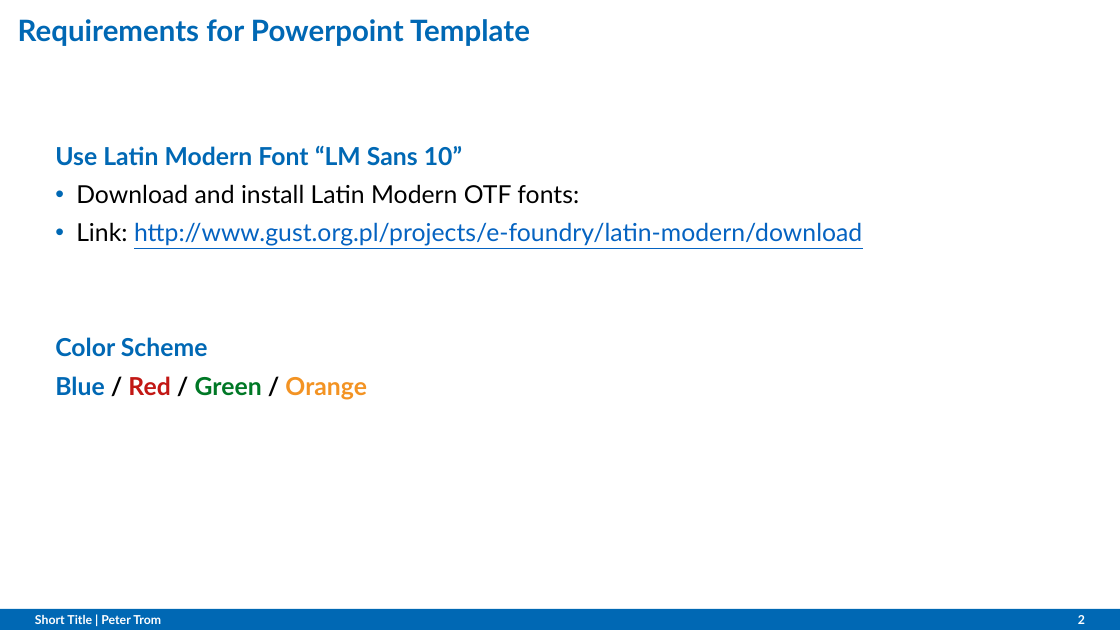
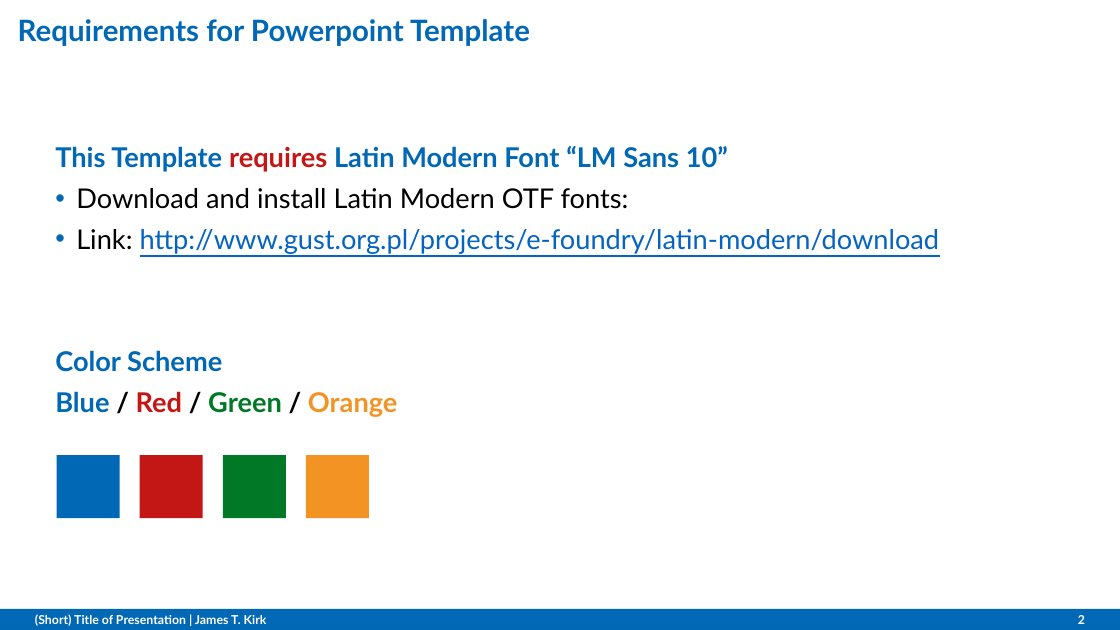
Before and after one commit to OVGU-AMS/Templates, a slide deck: slide 2 of Presentations/Powerpoint/Template.potx. Drawn at 1120x630 pixels with LibreOffice and Linux fonts; fonts in the diff are those of the drawing; background and template pictures are left out. Boxes give left, top, right and bottom in pixels: in the first picture for what was removed or moved away, otherwise in the second. Text is boxed around its words. In the diff, an @@ line names an element or a change of style, - is before the commit and + after.

Commit message:
Color AMSorange corrected. Version introduced

```diff
--- a/Presentations/Powerpoint/Template.potx
+++ b/Presentations/Powerpoint/Template.potx
@@ text at <box>55,146,728,172</box>: text changed; size 15.9 to 17.5 pt @@
-Use Latin Modern Font “LM Sans 10”
+This Template requires Latin Modern Font “LM Sans 10”
@@ text at <box>55,188,940,417</box>: size 15.9 to 17.5 pt in "Download and install Latin Modern OTF fonts:", "Link: http://www.gust.org.pl/projects/e-foundry/latin-modern ...", "Color Scheme", "Blue / Red / Green / Orange" @@
@@ rectangle added at <box>57,455,120,517</box>, fill #0068B4 @@
@@ rectangle added at <box>140,455,203,517</box>, fill #C21714 @@
@@ rectangle added at <box>223,455,286,517</box>, fill #007826 @@
@@ rectangle added at <box>306,455,368,517</box>, fill #F39323 @@
@@ text at <box>35,614,267,626</box>: text changed @@
-Short Title | Peter Trom
+(Short) Title of Presentation | James T. Kirk
```
Also in this commit, not shown: 7 other slides changed, 3 other files.
